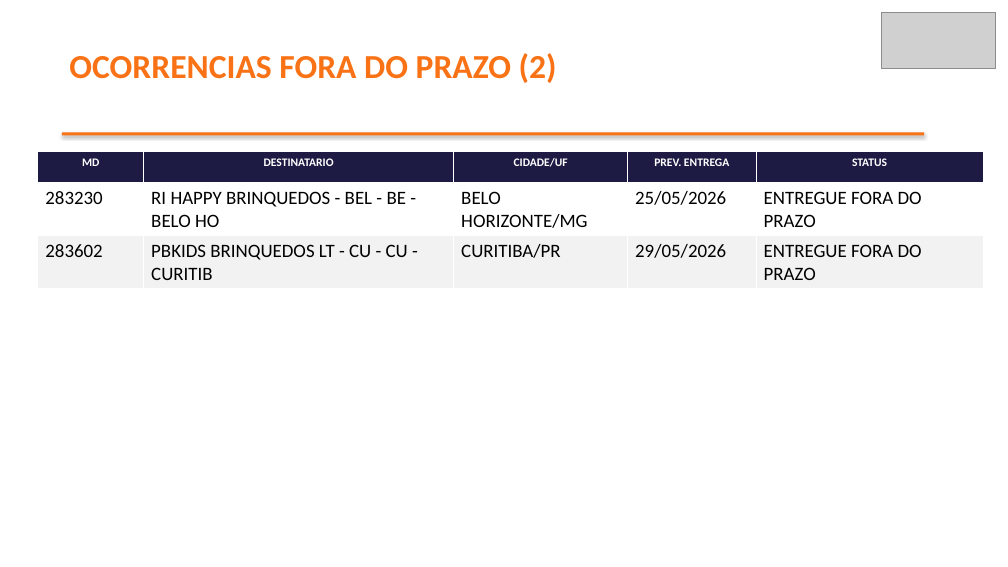
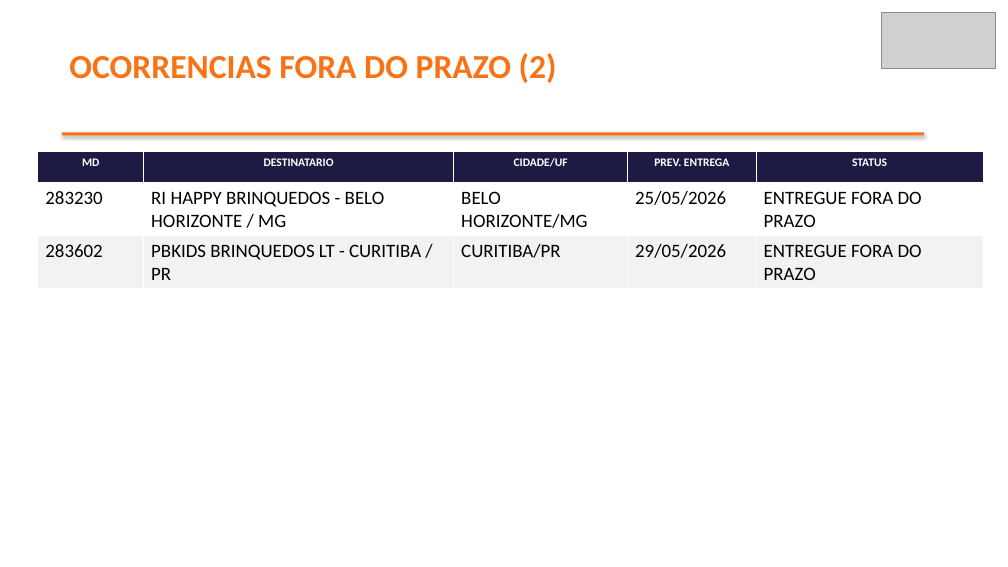
Before and after one commit to brendaelicia-sketch/PortoEX, a slide deck: slide 4 of pptx/maio_2026/MATTEL_DO_BRASIL_LTDA.pptx. Drawn at 1008x567 pixels with LibreOffice and Linux fonts; fonts in the diff are those of the drawing; grey boxes stand for pictures. Boxes give left, top, right and bottom in pixels: in the first picture for what was removed or moved away, otherwise in the second. Text is boxed around its words. In the diff, an @@ line names an element or a change of style, - is before the commit and + after.

```diff
--- a/pptx/maio_2026/MATTEL_DO_BRASIL_LTDA.pptx
+++ b/pptx/maio_2026/MATTEL_DO_BRASIL_LTDA.pptx
@@ table at [38, 151, 983, 284] @@
-row 2, column 2: RI HAPPY BRINQUEDOS - BEL - BE - BELO HO
+row 2, column 2: RI HAPPY BRINQUEDOS - BELO HORIZONTE / MG
-row 3, column 2: PBKIDS BRINQUEDOS LT - CU - CU - CURITIB
+row 3, column 2: PBKIDS BRINQUEDOS LT - CURITIBA / PR
```
Also in this commit, not shown: 4 other slides changed, 1 slide added, 1 slide removed.
